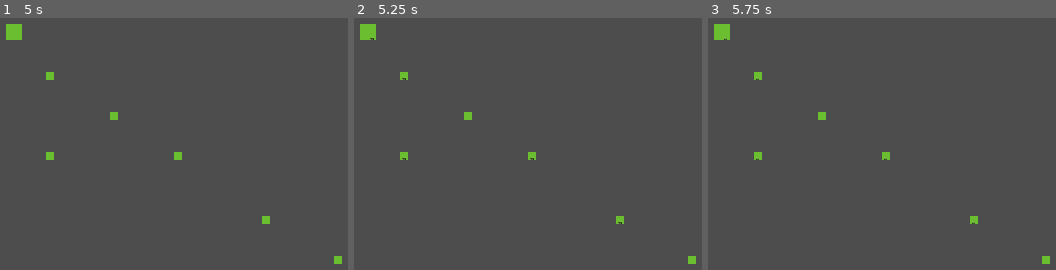
Above: before the commit, frames 1-3 (left to right).
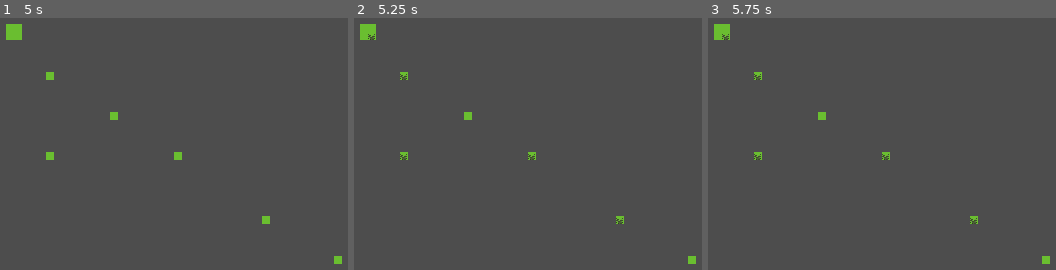
Above: after the commit, the same moments.

Repository: Random7-JF/PirateJam
Game: Godot game, scene res://scenes/world/test.tscn
Two runs of this game, one before a commit and one after it. Both use one fixed random seed, a clock stepped at 60 frames per second and the inputs below. This scene is started directly instead of the project's main scene.
Inputs:
- Up to frame 1 (5 s): tap Enter at 0.5, 2, 3.5 s; tap Space at 1.25, 2.75, 4.25 s
- Up to frame 2 (5.25 s): no input
- Up to frame 3 (5.75 s): no input

Frame 1 is identical in both runs. In frame 2, 0.1% of the frame differs, in the area x 4-78%, y 6-82%; in frame 3, 0.1%.
Error after the commit: Attempt to call function 'connect' in base 'null instance' on a null instance. (res://scenes/weed/weed.gd:16)

Commit message:
Added game manager with custom signals connecting to weeds

Diff:
--- a/harvest-havoc/scenes/weed/weed.gd
+++ b/harvest-havoc/scenes/weed/weed.gd
@@ -2,7 +2,6 @@
 
 @onready var sprite: AnimatedSprite2D = $Sprite
 @onready var timer: Timer = $Timer
-
 
 @export var lifetime: int = 0: set = set_lifetime
 @export var level_up_time: int = 2: set = set_level_up_time
@@ -10,14 +9,11 @@
 
 const WEED_MAX_LEVEL: int = 3
 
-var game_manager: Node
+var game_manager
 
 func _ready():
-	# TODO: Fix this nonsense.
-	# game_manager = get_node("/../../../GameManager")
-	# if game_manager:
-	# 	print("found game manager")
-	# 	game_manager.connect("lifetime_tick", level_up)
+	game_manager = get_tree().get_current_scene().get_node("GameManager")
+	game_manager.connect("lifetime_tick", level_up)
 	update_weed_sprite()
 
 func _on_timer_timeout():
@@ -43,11 +39,12 @@
 
 func level_up() -> void:
 	print("Lifetime tick recieved")
+	print(name)
 	if  lifetime >= level_up_time and weed_level < WEED_MAX_LEVEL:
 		if randi_range(1,2) % 2 == 0:
 				set_level(weed_level + 1)
 				set_lifetime(0)
 				set_level_up_time(weed_level * level_up_time / 2)
 				print("Growing weed -> ", name, " from ", weed_level, " to ", weed_level +1)
-		else:
-			set_lifetime(lifetime + 1)
+	else:
+		set_lifetime(lifetime + 1)
--- a/harvest-havoc/scenes/world/world.tscn
+++ b/harvest-havoc/scenes/world/world.tscn
@@ -17,6 +17,7 @@
 
 [node name="GameManager" parent="." instance=ExtResource("1_uuhqj")]
 unique_name_in_owner = true
+tick_in_seconds = 5
 
 [node name="NavigationRegion2D" type="NavigationRegion2D" parent="."]
 navigation_polygon = SubResource("NavigationPolygon_umqdg")
